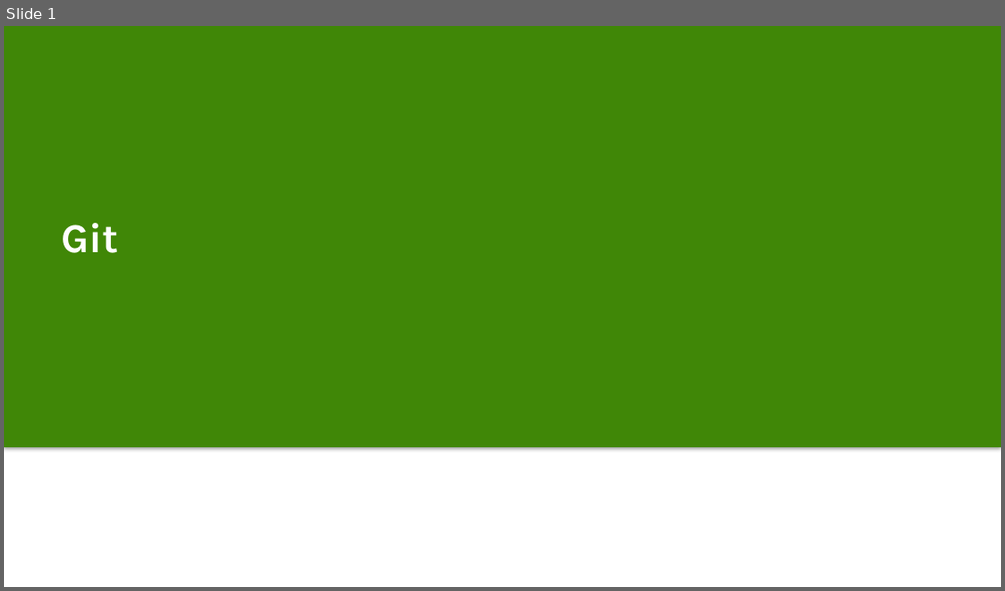
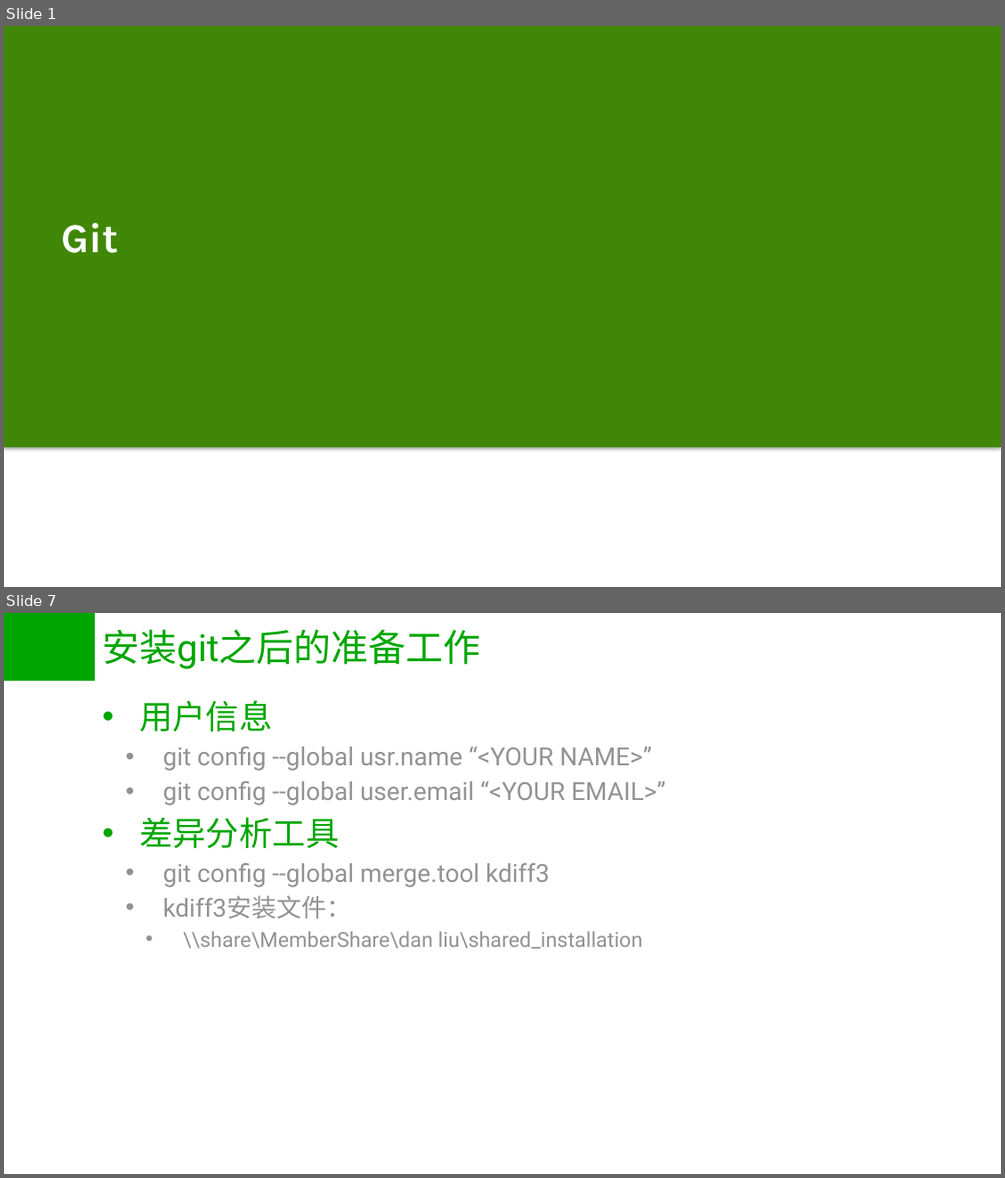
Before and after one commit to dannl/git_test, a slide deck: git.pptx. Shown one above the other, each under a label of ours: slide 1 before the commit, slides 1 and 7 after it; the slides between them are not shown. The pictures are 1005x591 and 1005x1178 pixels, drawn with LibreOffice and Linux fonts; fonts in the diff are those of the drawing; background and template pictures are left out. Boxes give left, top, right and bottom in pixels: in the first picture for what was removed or moved away, otherwise in the second. Text is boxed around its words. In the diff, an @@ line names an element or a change of style, - is before the commit and + after.

```diff
--- a/git.pptx
+++ b/git.pptx
@@ slide 7 added at (4, 613, 1001, 1174), background #CCE8CF @@
@@ rectangle added at (4, 613, 95, 681), fill #00A600 @@
@@ title added at (102, 629, 481, 669), 36 pt, text #00A600 @@
+安装git之后的准备工作
@@ text added at (139, 700, 665, 949), 24 pt, text #929292 @@
+• 用户信息
+  • git config --global usr.name “<YOUR NAME>”
+  • git config --global user.email “<YOUR EMAIL>”
+• 差异分析工具
+  • git config --global merge.tool kdiff3
+  • kdiff3安装文件：
+    • \\share\MemberShare\dan liu\shared_installation
```
Also in this commit, not shown: 4 slides changed, 11 other slides added, 1 slide removed.
